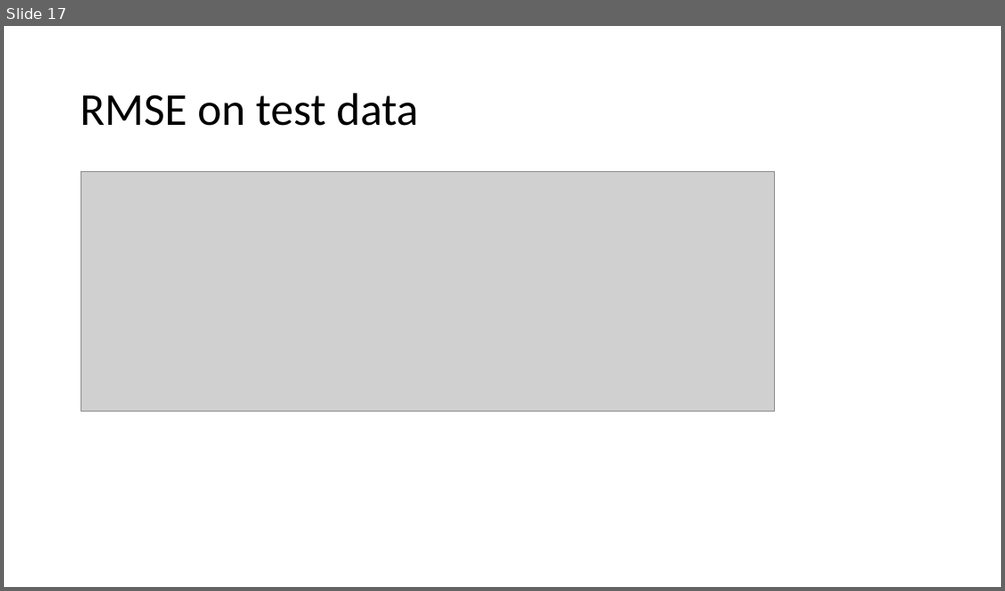
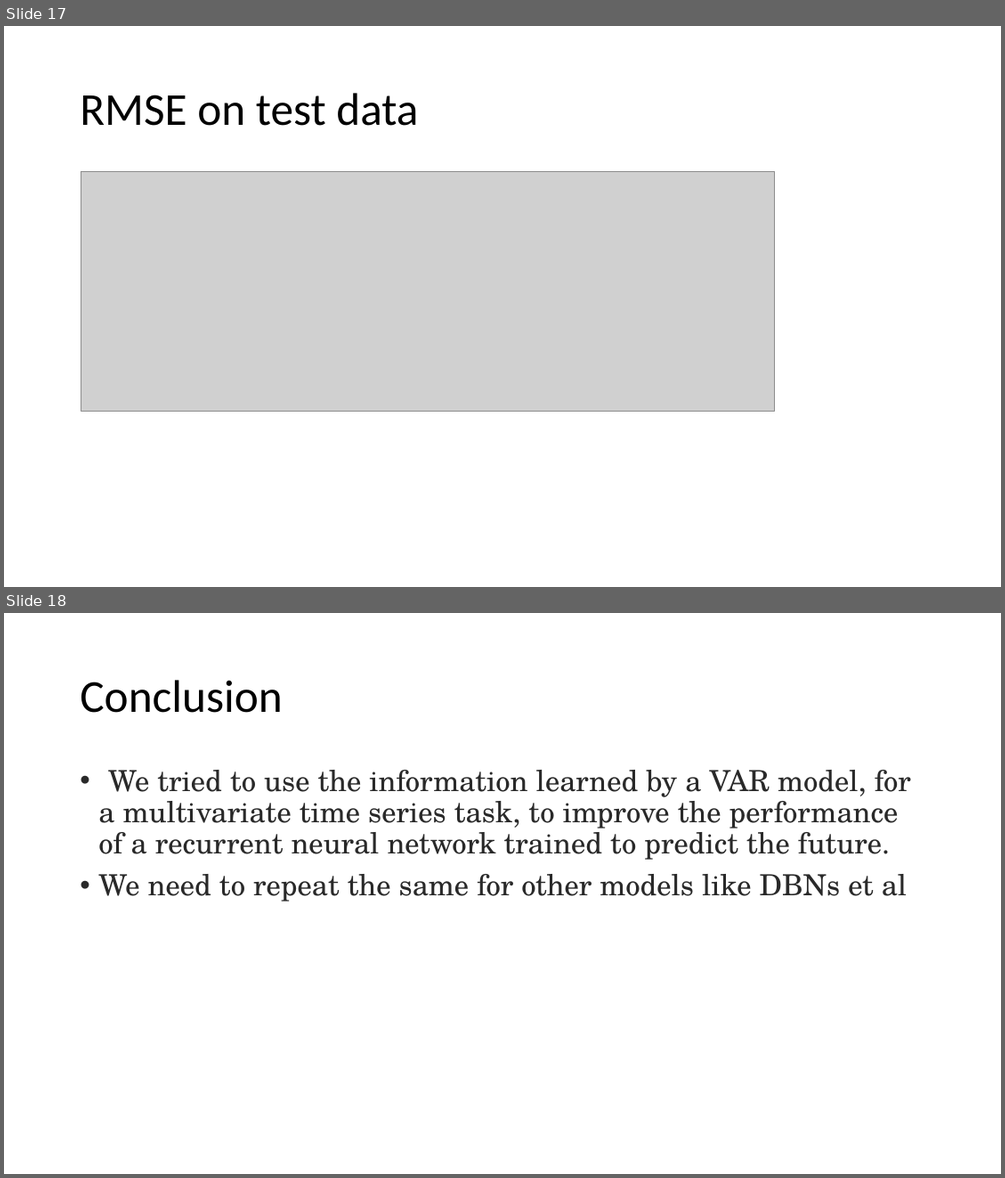
Before and after one commit to raidharmender/MultiVarTSPred, a slide deck: Multivar TS analysis and prediction.pptx. Shown one above the other, each under a label of ours: slide 17 before the commit, slides 17 and 18 after it. The pictures are 1005x591 and 1005x1178 pixels, drawn with LibreOffice and Linux fonts; fonts in the diff are those of the drawing; grey boxes stand for pictures. Boxes give left, top, right and bottom in pixels: in the first picture for what was removed or moved away, otherwise in the second. Text is boxed around its words. In the diff, an @@ line names an element or a change of style, - is before the commit and + after.

```diff
--- a/Multivar TS analysis and prediction.pptx
+++ b/Multivar TS analysis and prediction.pptx
@@ slide 18 added at [4, 613, 1001, 1174], background #FFFFFF @@
@@ title added at [80, 680, 283, 713], 44 pt, text #000000 @@
+Conclusion
@@ text added at [98, 770, 911, 901], 28 pt, text #292929 @@
+• We tried to use the information learned by a VAR model, for a multivariate time series task, to improve the performance of a recurrent neural network trained to predict the future.
+• We need to repeat the same for other models like DBNs et al
```
Also in this commit, not shown: 7 slides removed.
